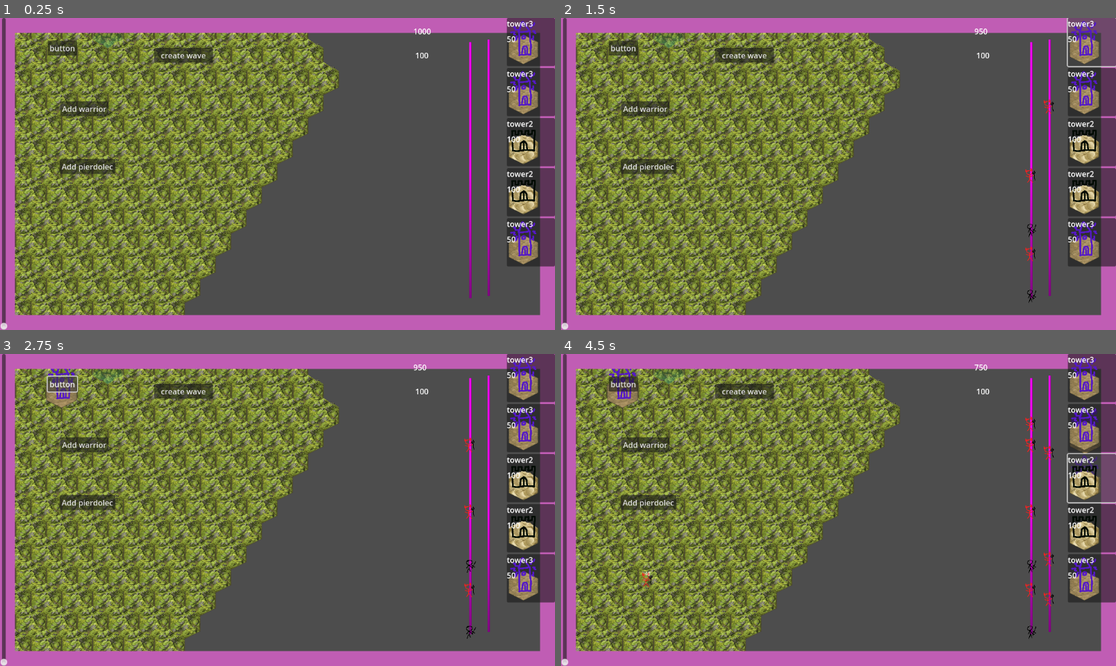
Above: before the commit, frames 1-4 (two rows, left to right).
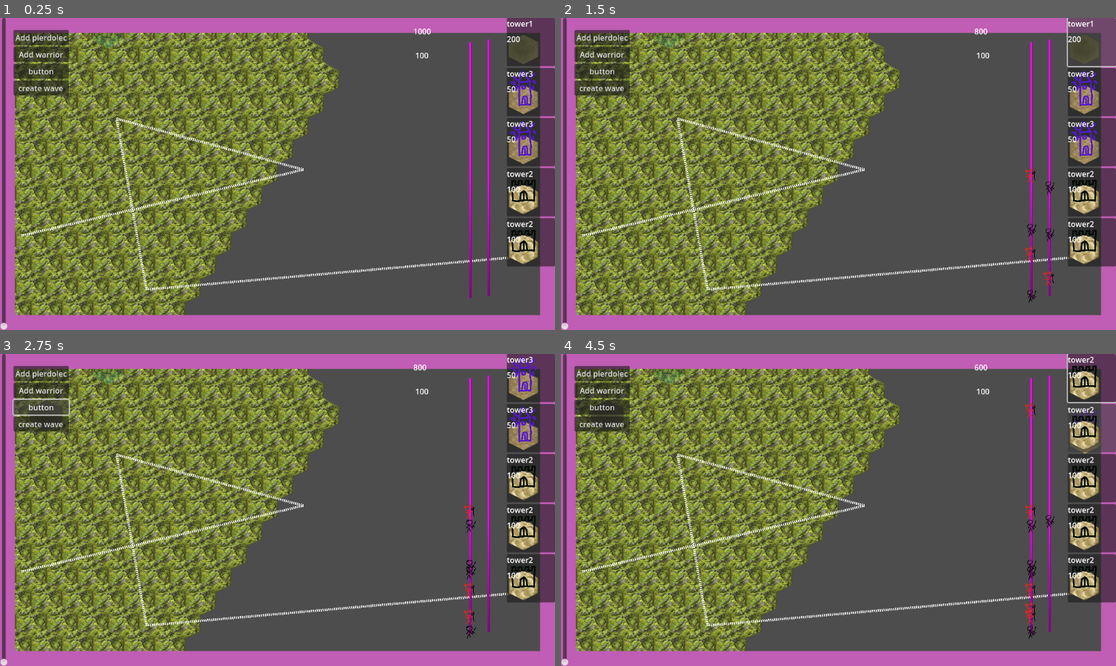
Above: after the commit, the same moments.

Repository: qazplmqazpl/TDtest
Game: Godot game, scene res://Scenes/Main/main.tscn
The game is run twice, just before and just after one commit, with the same random seed, the same clock (stepped at 60 frames per second) and the same inputs.
Inputs:
- Up to frame 1 (0.25 s): no input
- Up to frame 2 (1.5 s): click "create wave" at 0.5 s; click "tower3" (after the commit: "tower1") at 1.25 s
- Up to frame 3 (2.75 s): click "button" at 2 s
- Up to frame 4 (4.5 s): click "tower3" at 2.75 s; click "tower3" at 3.5 s; click "tower2" at 4.25 s

The runs differ from the first frame. In frame 1, 5.6% of the frame differs, in the area x 2-97%, y 0-88%; in frame 2, 5.7%; in frame 3, 5.1%; in frame 4, 6.4%, in the area x 2-100%, y 0-88%.

Commit message:
Added basic path indicators

Diff:
--- a/Scenes/Main/Level/Enemypath.gd
+++ b/Scenes/Main/Level/Enemypath.gd
@@ -15,6 +15,14 @@
 	var enemyname
 	var position
 
+func _draw():
+	var lastpoint = get_curve().get_point_position(0)
+	for i in range(get_curve().get_point_count()):
+		draw_dashed_line(lastpoint,get_curve().get_point_position(i),Color(1,1,1),5)
+		lastpoint=get_curve().get_point_position(i)
+
+func _ready():
+	pass
 
 func _process(delta):
 	pass
--- a/Scenes/Main/Turrets/bulletbasic.tscn
+++ b/Scenes/Main/Turrets/bulletbasic.tscn
@@ -11,3 +11,4 @@
 
 [node name="CollisionShape2D" type="CollisionShape2D" parent="Area2D"]
 shape = SubResource("CircleShape2D_bmupr")
+debug_color = Color(0, 0.6, 0.701961, 0.133333)
--- a/Scenes/Main/main.tscn
+++ b/Scenes/Main/main.tscn
@@ -19,6 +19,8 @@
 "points": PackedVector2Array(0, 0, 0, 0, -286, 9, -20.683, 241.524, 20.683, -241.524, 299, -128, 113.636, -96.3636, -113.636, 96.3636, -89, -234, 0, 0, 0, 0, -27, 121, 0, 0, 0, 0, 758, 52)
 }
 point_count = 5
+
+[sub_resource type="PlaceholderTexture2D" id="PlaceholderTexture2D_6t3k2"]
 
 [sub_resource type="TileSetAtlasSource" id="TileSetAtlasSource_2a143"]
 texture = ExtResource("5_p6jpk")
@@ -86,42 +88,14 @@
 script = ExtResource("3_qw60k")
 metadata/_edit_lock_ = true
 
+[node name="Sprite2D" type="Sprite2D" parent="Level/Path2D"]
+position = Vector2(0, -1)
+texture = SubResource("PlaceholderTexture2D_6t3k2")
+
 [node name="Towermaplayer" type="TileMapLayer" parent="Level"]
 scale = Vector2(0.25, 0.25)
 tile_set = SubResource("TileSet_xlvfx")
 script = ExtResource("6_2a143")
-metadata/_edit_lock_ = true
-
-[node name="ButtonCreateWave" type="Button" parent="Level"]
-offset_left = 320.0
-offset_top = 62.0
-offset_right = 442.0
-offset_bottom = 93.0
-text = "create wave"
-metadata/_edit_lock_ = true
-
-[node name="Start" type="Button" parent="."]
-offset_left = 99.0
-offset_top = 47.0
-offset_right = 160.0
-offset_bottom = 78.0
-text = "button"
-metadata/_edit_lock_ = true
-
-[node name="Add warior" type="Button" parent="."]
-offset_left = 125.0
-offset_top = 173.0
-offset_right = 225.0
-offset_bottom = 204.0
-text = "Add warrior"
-metadata/_edit_lock_ = true
-
-[node name="Add pierdolec" type="Button" parent="."]
-offset_left = 124.0
-offset_top = 293.0
-offset_right = 239.0
-offset_bottom = 324.0
-text = "Add pierdolec"
 metadata/_edit_lock_ = true
 
 [node name="CanvasLayer" type="CanvasLayer" parent="."]
@@ -142,6 +116,7 @@
 script = ExtResource("7_xlvfx")
 
 [node name="Labellife" type="Label" parent="CanvasLayer/UI"]
+layout_mode = 0
 offset_left = 862.0
 offset_top = 66.0
 offset_right = 902.0
@@ -185,6 +160,32 @@
 centered = false
 metadata/_edit_lock_ = true
 
+[node name="Debugmenu" type="VBoxContainer" parent="CanvasLayer/UI"]
+offset_left = 28.0
+offset_top = 25.0
+offset_right = 143.0
+offset_bottom = 161.0
+
+[node name="Add pierdolec" type="Button" parent="CanvasLayer/UI/Debugmenu"]
+layout_mode = 2
+text = "Add pierdolec"
+metadata/_edit_lock_ = true
+
+[node name="Add warior" type="Button" parent="CanvasLayer/UI/Debugmenu"]
+layout_mode = 2
+text = "Add warrior"
+metadata/_edit_lock_ = true
+
+[node name="Start" type="Button" parent="CanvasLayer/UI/Debugmenu"]
+layout_mode = 2
+text = "button"
+metadata/_edit_lock_ = true
+
+[node name="ButtonCreateWave" type="Button" parent="CanvasLayer/UI/Debugmenu"]
+layout_mode = 2
+text = "create wave"
+metadata/_edit_lock_ = true
+
 [node name="EnemyPathEnd" type="Area2D" parent="."]
 position = Vector2(1050, 449)
 script = ExtResource("12_4e4y2")
@@ -194,11 +195,11 @@
 shape = SubResource("RectangleShape2D_6t3k2")
 metadata/_edit_lock_ = true
 
+[connection signal="enemyaddedsignal" from="Level/Path2D" to="CanvasLayer/UI/Wavevisualization" method="_on_path_2d_enemyaddedsignal"]
 [connection signal="enemyaddedsignal" from="Level/Path2D" to="CanvasLayer/UI/Wavevisualization" method="_enemy_added"]
-[connection signal="enemyaddedsignal" from="Level/Path2D" to="CanvasLayer/UI/Wavevisualization" method="_on_path_2d_enemyaddedsignal"]
 [connection signal="wavesentsignal" from="Level/Path2D" to="CanvasLayer/UI/Wavevisualization" method="_wave_sent"]
-[connection signal="pressed" from="Level/ButtonCreateWave" to="Level/Path2D" method="_on_button_create_wave_pressed"]
-[connection signal="pressed" from="Start" to="Level/Path2D" method="_on_start_button_pressed"]
-[connection signal="pressed" from="Add warior" to="Level/Path2D" method="_on_warrior_button_pressed"]
-[connection signal="pressed" from="Add pierdolec" to="Level/Path2D" method="_on_pierdolec_button_pressed"]
+[connection signal="pressed" from="CanvasLayer/UI/Debugmenu/Add pierdolec" to="Level/Path2D" method="_on_pierdolec_button_pressed"]
+[connection signal="pressed" from="CanvasLayer/UI/Debugmenu/Add warior" to="Level/Path2D" method="_on_warrior_button_pressed"]
+[connection signal="pressed" from="CanvasLayer/UI/Debugmenu/Start" to="Level/Path2D" method="_on_start_button_pressed"]
+[connection signal="pressed" from="CanvasLayer/UI/Debugmenu/ButtonCreateWave" to="Level/Path2D" method="_on_button_create_wave_pressed"]
 [connection signal="area_entered" from="EnemyPathEnd" to="EnemyPathEnd" method="_on_area_entered"]
--- a/Scenes/Main/towermaplayer.gd
+++ b/Scenes/Main/towermaplayer.gd
@@ -3,8 +3,10 @@
 var whattowerareyoubuying := -1
 var whatareyoubuyingname := ""
 var myenemycost = []
-func _on_button_tower_pressed(towername,enemycost) -> void:
+var clickedbutt
+func _on_button_tower_pressed(towername,enemycost,button) -> void:
 	if Globals.currentgold >= Datatowers.towers[towername]["price"] and whattowerareyoubuying == -1:
+		clickedbutt = button
 		myenemycost = enemycost
 		Globals.cursormode = 1
 		Globals.currentgold-= Datatowers.towers[towername]["price"]
@@ -15,6 +17,8 @@
 
 func _input(event: InputEvent):
 	if Input.is_action_just_pressed("LeftClick") and whattowerareyoubuying!=-1:
+		clickedbutt.free()
+		$"../../CanvasLayer/UI/Towermenu".update()
 		$"../Path2D".add_enemycost(myenemycost)
 		Globals.cursormode = 0
 		var tilecords = local_to_map(get_local_mouse_position())
--- a/Scenes/Main/towermenu.gd
+++ b/Scenes/Main/towermenu.gd
@@ -4,13 +4,16 @@
 const myscale = Vector2(0.3,0.3)
 const buttsize = Vector2(100,100)
 const desiredtoweramount = 5
-var currenttoweramount = 0
 func _ready() -> void:
 	get_viewport().size_changed.connect(resize)
+	update()
 	#print(get_parent().get_position())
+
+
+
+func update():
 	var butt = preload("res://Scenes/Main/UI/Towerbutton.tscn")
-
-	while currenttoweramount < desiredtoweramount:
+	while get_child_count() < desiredtoweramount:
 		var tower = Datatowers.towers.values().pick_random()
 		var newbutt = butt.instantiate()
 		#print("towermenu ",tower)
@@ -20,12 +23,11 @@
 		#print(get_node("../../Level/Towermaplayer"))
 		var enemycost = enemypathref.createWaveStatic(Datatowers.towers[tower.name]["dangerprice"])
 		newbutt.enemycost = enemycost
-		newbutt.pressed.connect(Callable(get_node("../../../Level/Towermaplayer"),"_on_button_tower_pressed").bindv([tower.name,enemycost]))
+		newbutt.pressed.connect(Callable(get_node("../../../Level/Towermaplayer"),"_on_button_tower_pressed").bindv([tower.name,enemycost,newbutt]))
 		#print("Towermenu ",enemypathref.createWaveStatic(40))
 		#print("towermenu",tower)
 		add_child(newbutt)
 		#print("!!!!!!!!",get_viewport_rect().size,get_size())
-		currenttoweramount += 1
 
 func resize():
 	pass
Not shown: 1 places in Scenes/Main/main.tscn that only renumber resources
